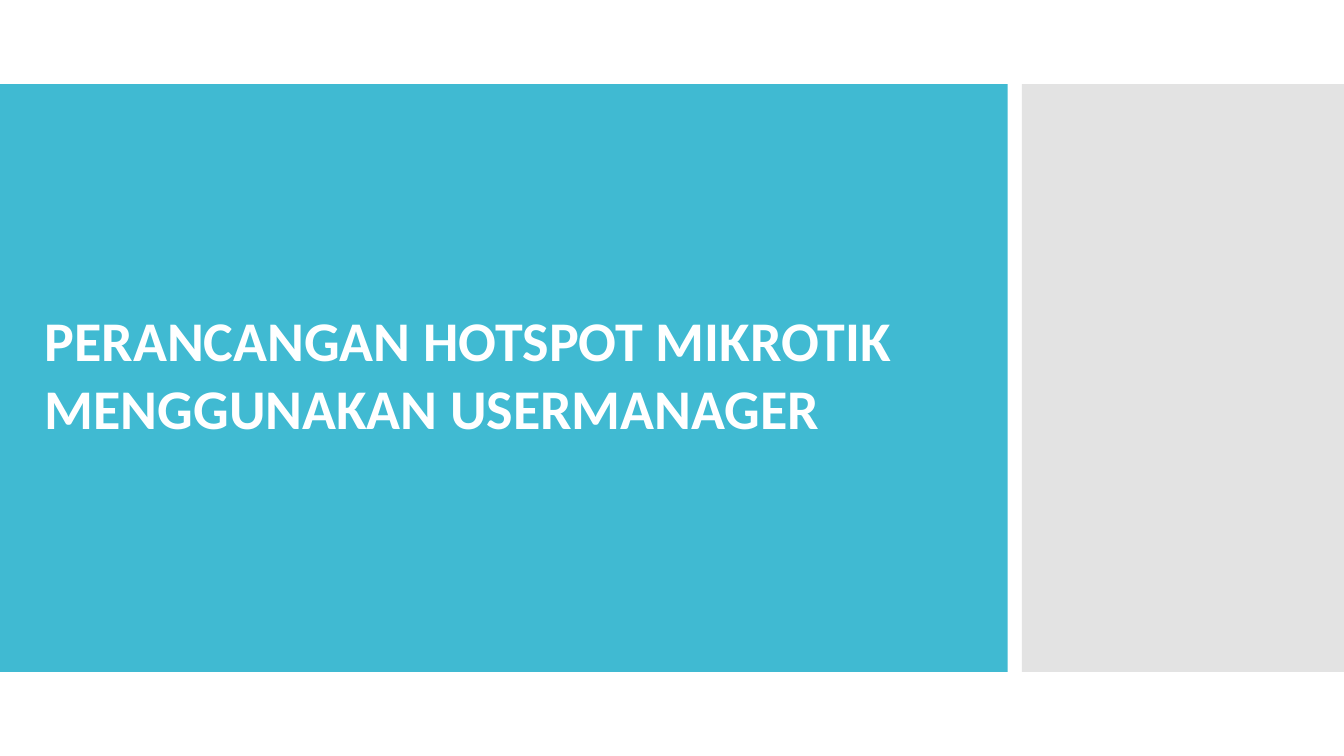
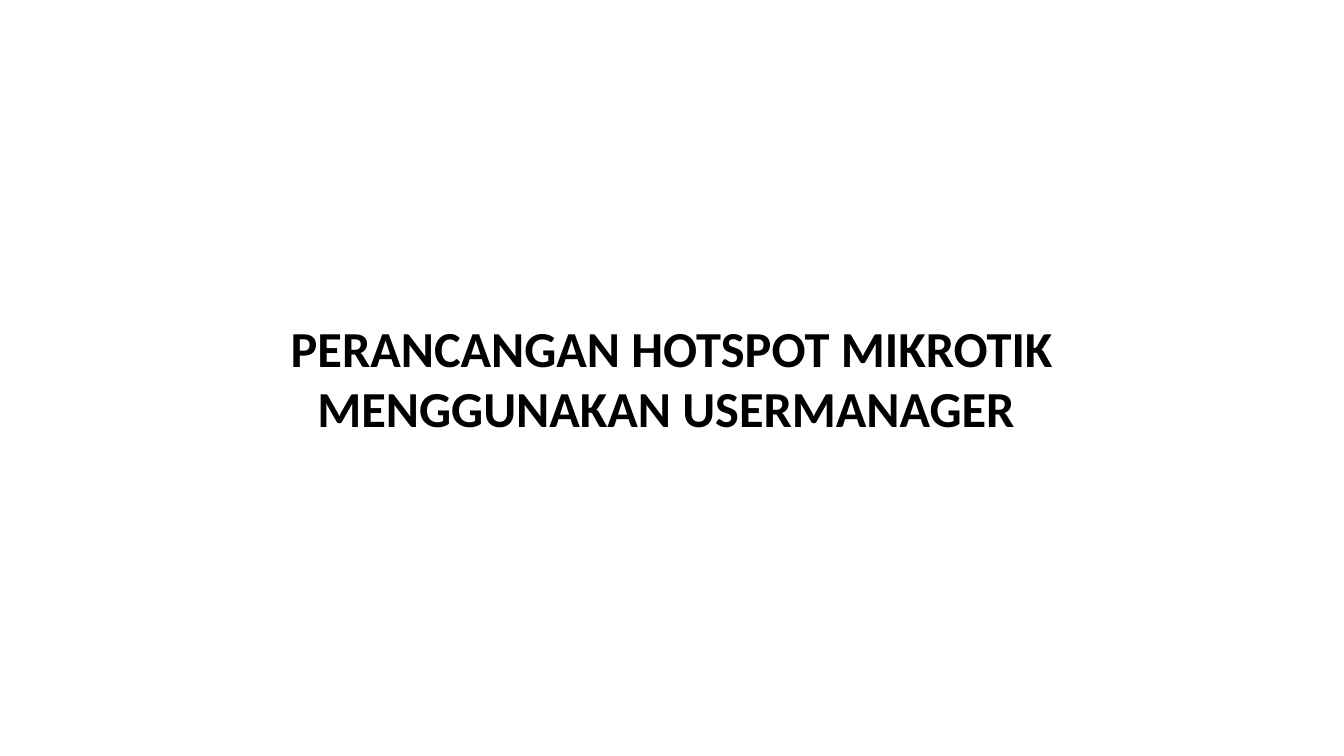
Before and after one commit to wisnushaputra/private-repo, a slide deck: slide 10 of Wisnu.pptx (slide 1 before the commit). Drawn at 1344x756 pixels with LibreOffice and Linux fonts; fonts in the diff are those of the drawing. Boxes give left, top, right and bottom in pixels: in the first picture for what was removed or moved away, otherwise in the second. Text is boxed around its words. In the diff, an @@ line names an element or a change of style, - is before the commit and + after.

```diff
--- a/Wisnu.pptx
+++ b/Wisnu.pptx
@@ rectangle removed at bbox=[0, 84, 1008, 671] @@
@@ rectangle removed at bbox=[1022, 84, 1344, 671] @@
@@ text "PERANCANGAN HOTSPOT MIKROTIK MENGGUNAKAN USERMANAGER": place and size @@
-text "PERANCANGAN HOTSPOT MIKROTIK MENGGUNAKAN USERMANAGER" at bbox=[45, 324, 891, 430]
+text "PERANCANGAN HOTSPOT MIKROTIK MENGGUNAKAN USERMANAGER" at bbox=[291, 334, 1053, 428]
@@ text "PERANCANGAN HOTSPOT MIKROTIK MENGGUNAKAN USERMANAGER" at bbox=[291, 334, 1053, 428]: size 40 to 36 pt, text colour #FFFFFF to #000000; alignment left to centre @@
```
Also in this commit, not shown: 4 other slides changed, 9 slides added, 2 slides removed, 1 other file.
